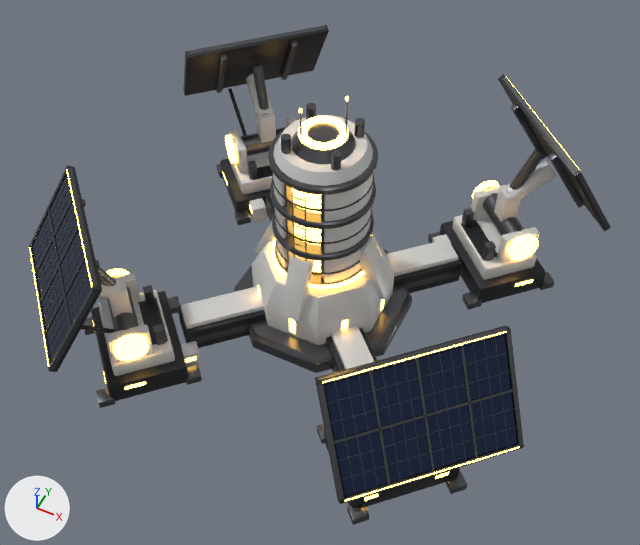
Renders of the glTF model github_upload/assets/3d/sb_power_t1.glb from each side of a commit.
Camera for both pictures: a camera (50 mm lens) standing at (20.6, -41.7, 56.1) and looking at (1.2, -3.0, 7.7). Every picture has the same lights, and +X, +Y and +Z are marked at lower left. The older version comes first. Where no turn or scale is listed for an object, it has been applied to the vertices.

Script lines for the objects in view, before the commit:
```python
me_sm_pwr_body = bpy.data.meshes.new('SM_PWR_BODY')
me_sm_pwr_body.from_pydata(...)  # 9171 vertices, 17530 faces; spans x -19.1..19.1, y -19.1..19.1, z 0.0..21.0
# faces by material slot: [3052, 4198, 9896, 384]
me_sm_pwr_body.materials.append(mat_mat_trim_black)  # dark grey #303235
me_sm_pwr_body.materials.append(mat_mat_armor_light)  # light grey #ced0ce
me_sm_pwr_body.materials.append(mat_mat_armor_dark)  # dark grey #616367
me_sm_pwr_body.materials.append(mat_mat_glass)  # dark blue #213050
me_sm_pwr_lights = bpy.data.meshes.new('SM_PWR_LIGHTS')
me_sm_pwr_lights.from_pydata(...)  # 1192 vertices, 2164 faces; spans x -18.9..18.9, y -18.9..18.9, z 1.0..21.0
me_sm_pwr_lights.materials.append(mat_mat_emissive_amber)  # orange #ffc461, glowing orange #ffc459
ob_sm_pwr_body = bpy.data.objects.new('SM_PWR_BODY', me_sm_pwr_body)
ob_sm_pwr_body.location = (0.0, 0.0, 0.0)
ob_sm_pwr_lights = bpy.data.objects.new('SM_PWR_LIGHTS', me_sm_pwr_lights)
ob_sm_pwr_lights.location = (0.0, 0.0, 0.0)
```
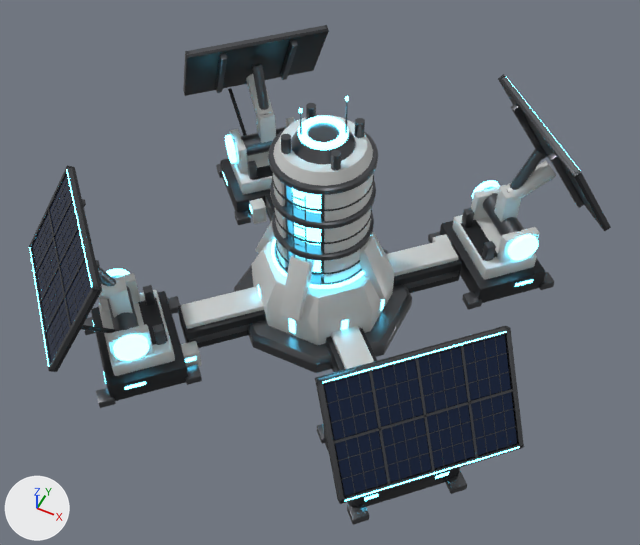
The change, as a list of edits to the scene's bpy script:
```text
Add mat_mat_emissive_blue:
    mat_mat_emissive_blue = principled_material('MAT_EMISSIVE_BLUE')
    mat_mat_emissive_blue.base_color = (0.15, 0.75, 1.0)  # cyan #6ce1ff
    mat_mat_emissive_blue.emission_color = (0.1, 0.7, 1.0)  # cyan #59daff
    mat_mat_emissive_blue.emission_strength = 8.0
Change me_sm_pwr_lights:
    where me_sm_pwr_lights.from_pydata(...)  # 1192 vertices, 2164 faces; spans x -18.9..18.9, y -18.9..18.9, z 1.0..21.0
    remove me_sm_pwr_lights.materials.append(mat_mat_emissive_amber)  # orange #ffc461, glowing orange #ffc459
    add me_sm_pwr_lights.materials.append(mat_mat_emissive_blue)  # cyan #6ce1ff, glowing cyan #59daff
```

Where the change shows, as pixel boxes (x1, y1, x2, y2) in the pictures (640 x 545 px):
'SM_PWR_LIGHTS', recoloured: (29, 77, 580, 501) in both
